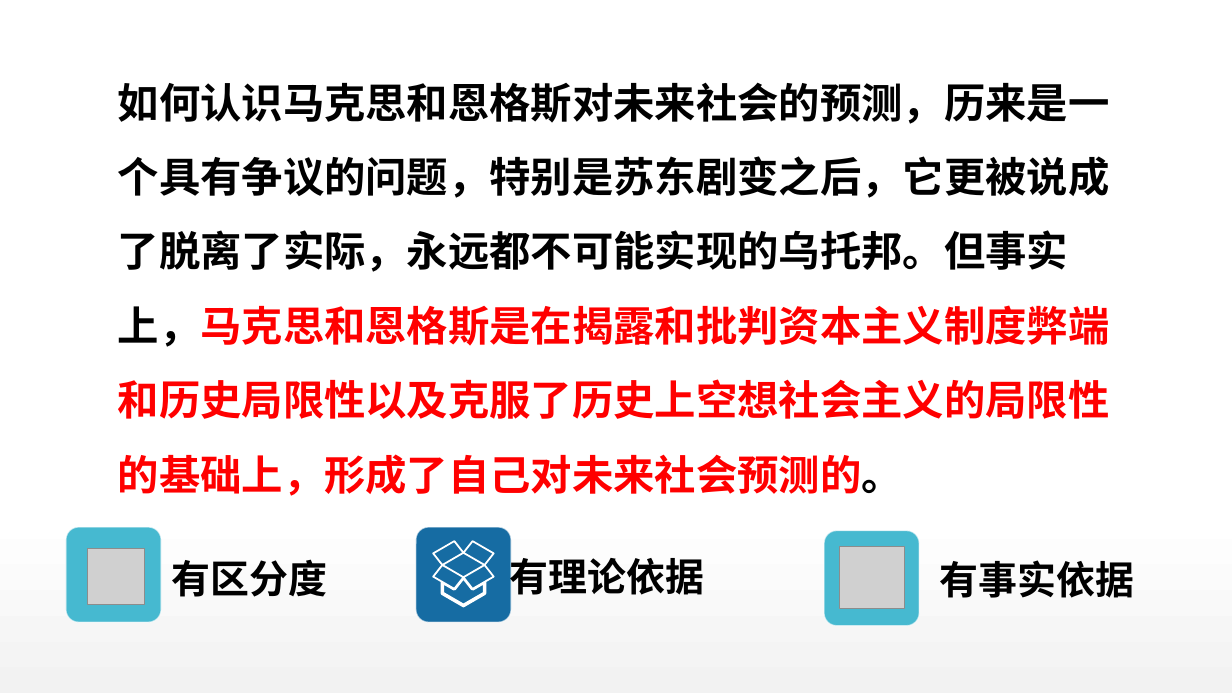
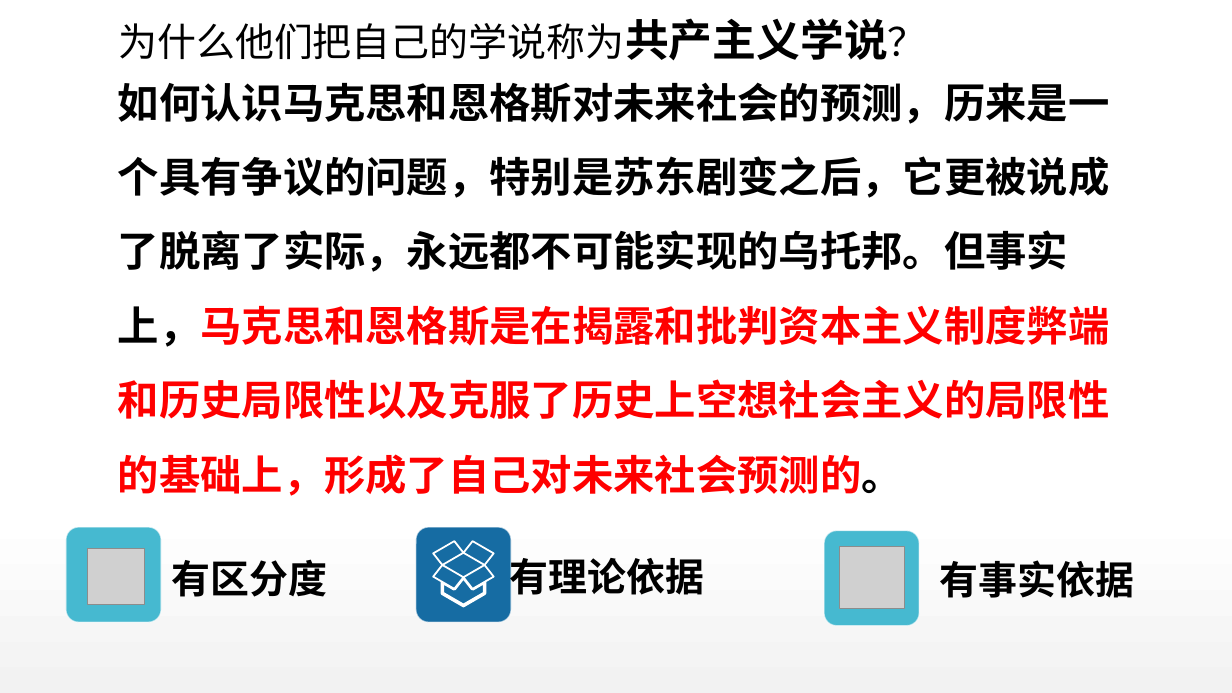
Before and after one commit to DO-MINATOR/buaa, a slide deck: slide 11 of 中特/复习ppt/刘娜娜-绪论.pptx (slide 23 before the commit). Drawn at 1232x693 pixels with LibreOffice and Linux fonts; fonts in the diff are those of the drawing; grey boxes stand for pictures. Boxes give left, top, right and bottom in pixels: in the first picture for what was removed or moved away, otherwise in the second. Text is boxed around its words. In the diff, an @@ line names an element or a change of style, - is before the commit and + after.

```diff
--- a/中特/复习ppt/刘娜娜-绪论.pptx
+++ b/中特/复习ppt/刘娜娜-绪论.pptx
@@ text added at [118,18,888,61], 32 pt, text #000000 @@
+为什么他们把自己的学说称为共产主义学说？
```
Also in this commit, not shown: 10 other slides changed, 15 slides removed, 1 other file.
